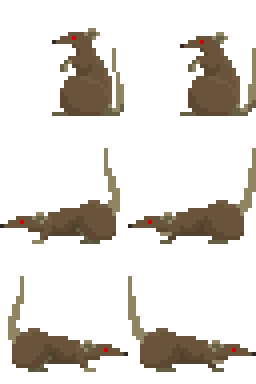
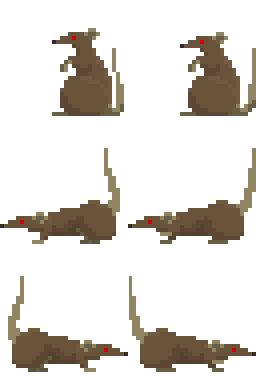
The second 256×384 image is a revision of the first. Changes to its layers:
painted on "Run right 1" over [128, 276, 129, 320]
